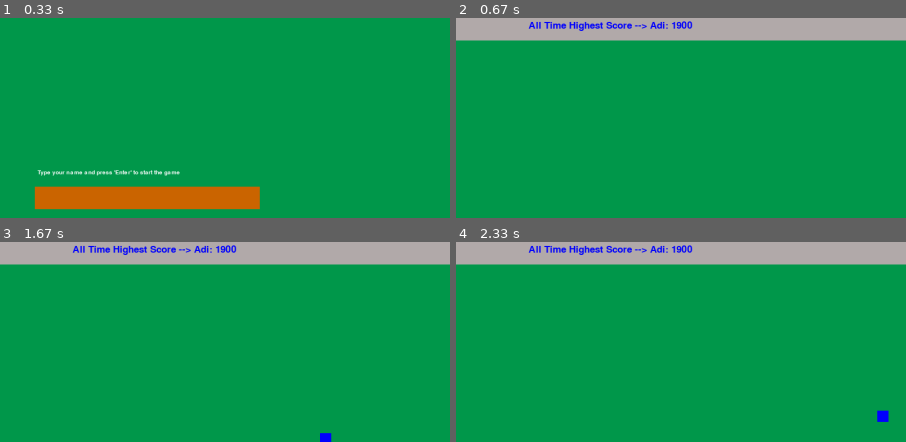
Above: before the commit, frames 1-4 (two rows, left to right).
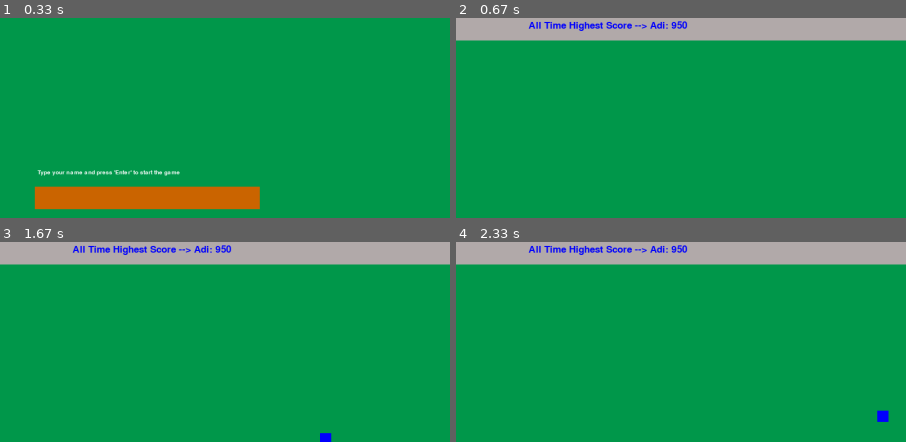
Above: after the commit, the same moments.

Repository: xAdrianCx/PYGAME---SNAKE
Game: pygame game, started from main.py
Same seed, same stepped clock (60 frames per second), same inputs: the game is played once before the commit and once after it.
Inputs:
- Up to frame 1 (0.33 s): no input
- Up to frame 2 (0.67 s): tap Enter at 0.33 s
- Up to frame 3 (1.67 s): hold Right 0.67-1.13 s; hold Up 1.33-1.63 s
- Up to frame 4 (2.33 s): hold Right 1.67-2.13 s; hold Left from 2.17 s (still down)
The pictures show only the part of the screen within x 29-79%, y 0-50%; the shares and areas given below are measured in that part.

Frame 1 is identical in both runs. In frame 2, 0.1% of the frame differs, in the area x 47-53%, y 1-6%; in frame 3, 0.1%; in frame 4, 0.1%.

Commit message:
Creted a reset function to reset snake position after it hits any edge.

Diff:
--- a/game_functions.py
+++ b/game_functions.py
@@ -32,20 +32,16 @@
                 pnb.player_name += event.unicode
 
 
-def check_snake_screen_collisions(gs, snake, sb):
+def check_snake_screen_collisions(snake, sb):
     """ A function that detects snake-screen borders collisions."""
     if snake.rect.top < sb.rect_background.bottom:
-        gs.game_running = False
-        gs.game_paused = True
+        snake.reset()
     if snake.rect.bottom > snake.screen_rect.bottom:
-        gs.game_running = False
-        gs.game_paused = True
+        snake.reset()
     elif snake.rect.right > snake.screen_rect.right:
-        gs.game_running = False
-        gs.game_paused = True
+        snake.reset()
     elif snake.rect.left < snake.screen_rect.left:
-        gs.game_running = False
-        gs.game_paused = True
+        snake.reset()
 
 
 def update_snake_length(gs, snake, bait, sb, pnb):
--- a/main.py
+++ b/main.py
@@ -46,8 +46,8 @@
             sb.draw_score(pnb)
             bait.draw_bait()
             snake.draw_snake()
-            gf.check_snake_screen_collisions(gs, snake, sb)
-            snake.update(sb)
+            gf.check_snake_screen_collisions(snake, sb)
+            snake.update()
             gf.update_snake_length(gs, snake, bait, sb, pnb)
             clock.tick(gs.game_speed)
             pygame.display.flip()
--- a/scoreboard.json
+++ b/scoreboard.json
@@ -1 +1 @@
-{"NoName": 0, "adi": 1900}
+{"NoName": 0, "adi": 950}
--- a/settings.py
+++ b/settings.py
@@ -14,12 +14,13 @@
     snake_body = []
     snake_color = (0, 0, 255)
     snake_speed = 20
+    snake_lives = 3
 
     # Bait settings.
     bait_size = 20
     bait_color = (255, 0, 0)
 
-    # Increase game speed.
+    # Game settings.
     game_speed = 20
     game_paused = False
     game_running = False
--- a/snake.py
+++ b/snake.py
@@ -13,11 +13,10 @@
         self.rect = pygame.Rect(0, 0, self.gs.snake_head, self.gs.snake_head)
         # Position the snake in the middle of the screen.
         self.rect.center = (self.screen_rect.centerx - (self.gs.snake_head / 2), self.screen_rect.centery)
-
         # Get the pressed key.
         self.key_pressed = None
 
-    def update(self, sb):
+    def update(self):
         """A method that updates the snake position."""
         if self.key_pressed == pygame.K_UP:
             self.rect.top -= self.gs.snake_speed
@@ -27,10 +26,15 @@
             self.rect.left -= self.gs.snake_speed
         if self.key_pressed == pygame.K_RIGHT:
             self.rect.right += self.gs.snake_speed
-
+        # Update snake length.
         self.gs.snake_body.append(self.rect.copy())
         self.gs.snake_body = self.gs.snake_body[-self.gs.snake_length:]
 
+    def reset(self):
+        """ Position the snake in the middle of the screen."""
+        self.rect.center = (self.screen_rect.centerx - (self.gs.snake_head / 2), self.screen_rect.centery)
+        self.key_pressed = None
+
     def draw_snake(self):
-        """Draws the snake on the screen"""
+        """ Draws the snake on the screen"""
         [pygame.draw.rect(self.screen, self.gs.snake_color, block) for block in self.gs.snake_body]
